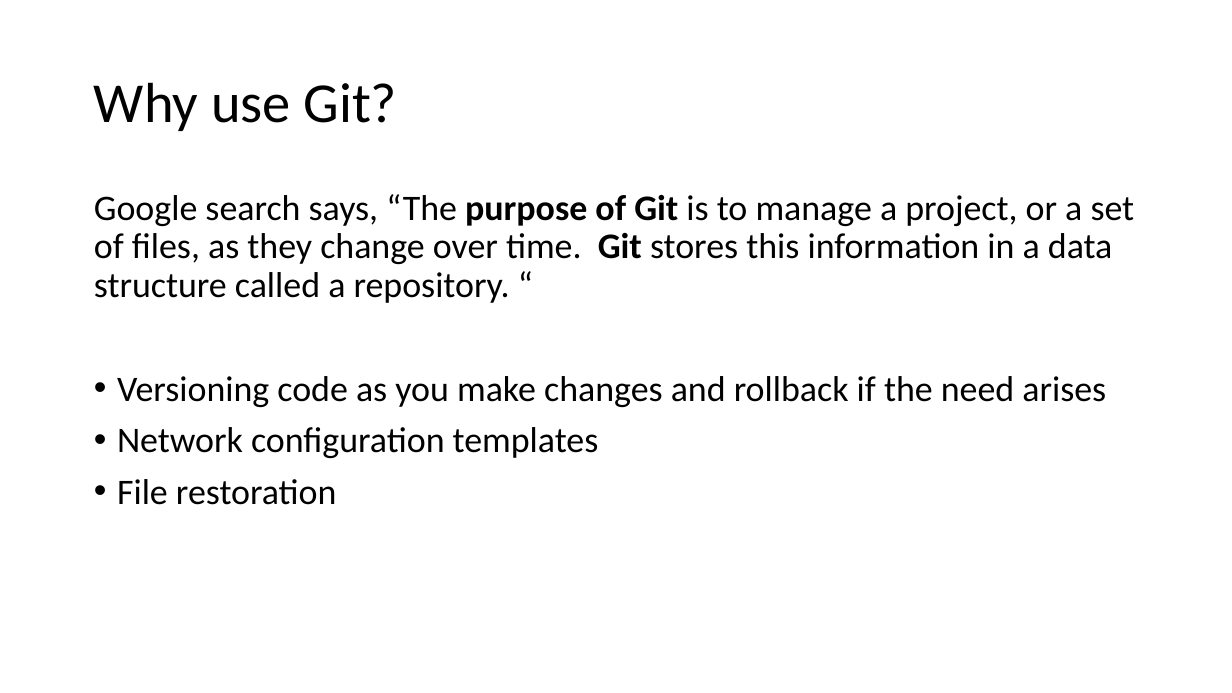
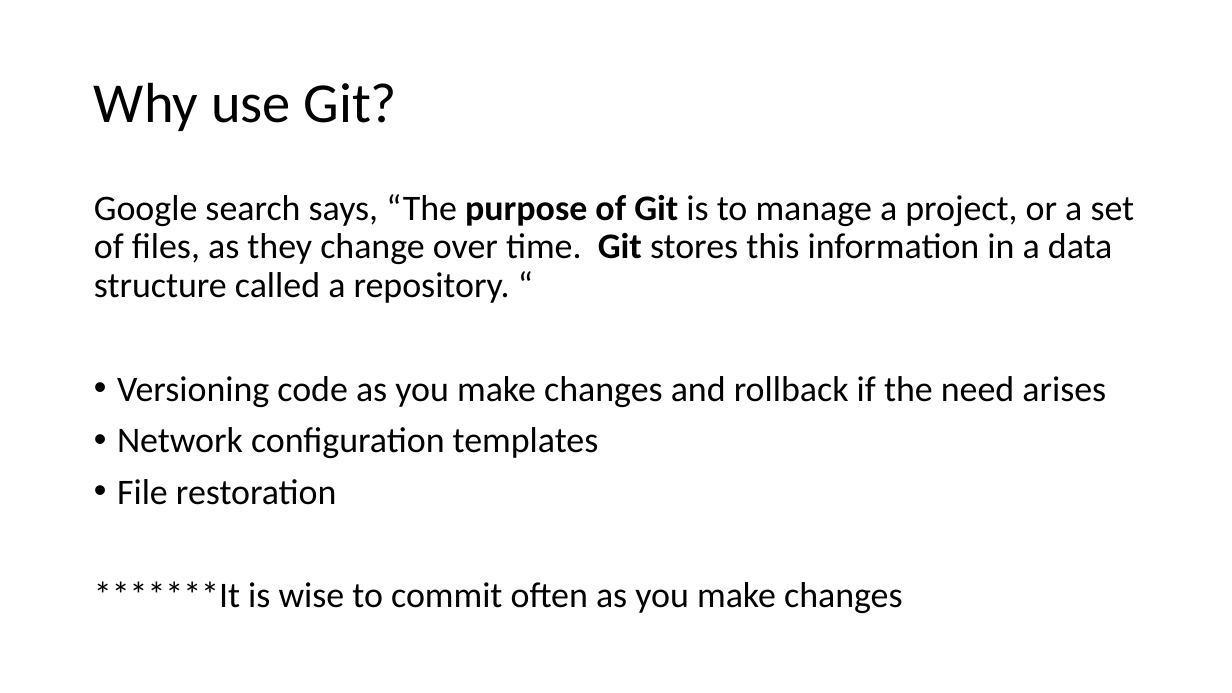
Before and after one commit to spirrello/devshow, a slide deck: slide 2 of Git101.pptx. Drawn at 1232x693 pixels with LibreOffice and Linux fonts; fonts in the diff are those of the drawing. Boxes give left, top, right and bottom in pixels: in the first picture for what was removed or moved away, otherwise in the second. Text is boxed around its words. In the diff, an @@ line names an element or a change of style, - is before the commit and + after.

```diff
--- a/Git101.pptx
+++ b/Git101.pptx
@@ text at (94, 581, 903, 613): paragraph added @@
+*******It is wise to commit often as you make changes
```
Also in this commit, not shown: 1 other slide changed, 4 slides added, 5 slides removed, 1 other file.
